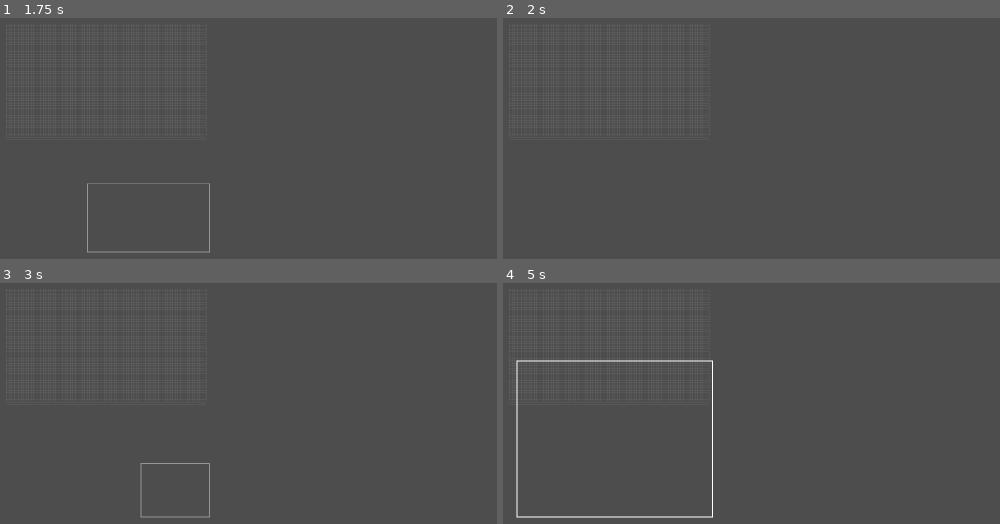
Above: before the commit, frames 1-4 (two rows, left to right).
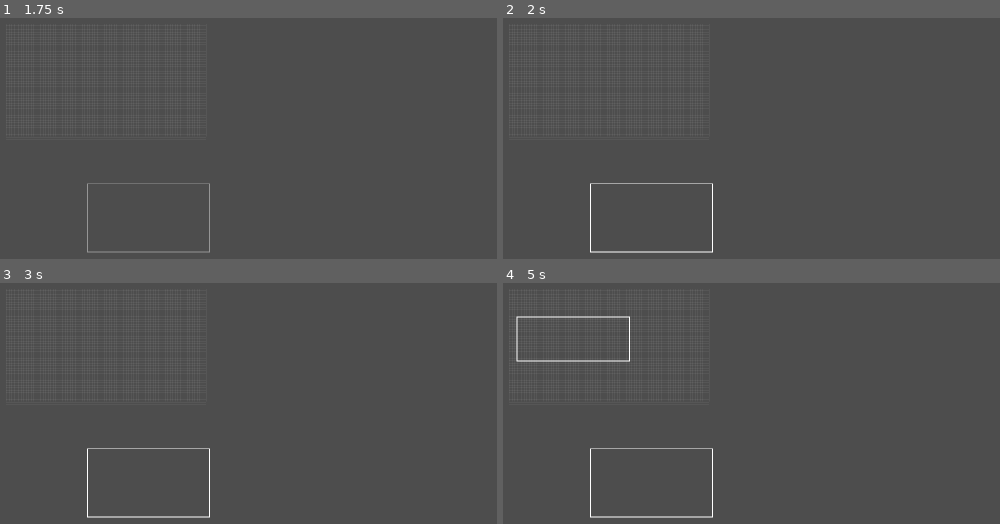
Above: after the commit, the same moments.

Repository: FlashViper/WorldLoader
Game: Godot game, scene res://Basic/world_editor.tscn
Two runs of this game, one before a commit and one after it. Both use one fixed random seed, a clock stepped at 60 frames per second and the inputs below.
Inputs (mouse positions are in pixels of both pictures, inside the frame that each line leads up to):
- Up to frame 1 (1.75 s): tap Enter at 0.5 s; move the mouse to (427, 143) at 0.52 s; tap O at 0.6 s; click (427, 143) at 0.67 s; tap Space at 1.25 s; drag from (89, 186) to (208, 254) at 1.27 s
- Up to frame 2 (2 s): no input
- Up to frame 3 (3 s): tap Enter at 2 s; move the mouse to (328, 331) at 2.02 s; tap O at 2.1 s; click (328, 331) at 2.17 s; tap Space at 2.75 s; drag from (208, 519) to (9, 362) at 2.77 s
- Up to frame 4 (5 s): tap Enter at 3.5 s; move the mouse to (995, 497) at 3.52 s; hold S 3.53-4.25 s; tap O at 3.6 s; click (995, 497) at 3.67 s; tap Space at 4.25 s; drag from (512, 362) to (632, 316) at 4.27 s

Frame 1 is identical in both runs. In frame 2, 0.4% of the frame differs, in the area x 17-43%, y 68-98%; in frame 3, 0.6%; in frame 4, 1.1%, in the area x 2-43%, y 13-98%.
Error before the commit: Invalid type in utility function "max()". Cannot convert argument 1 from Vector2i to float. (res://Basic/WorldEditor.gd:56)
Error after the commit: Invalid type in utility function "max()". Cannot convert argument 1 from Vector2i to float. (res://Basic/WorldEditor.gd:74)

Commit message:
Added support for revieving and modifying the edits on a rect

Diff:
--- a/Basic/WorldEditor.gd
+++ b/Basic/WorldEditor.gd
@@ -53,15 +53,28 @@
 		if originalRect.get_area() < 2:
 			return
 
-		var diff : Vector2i = max(ProjectManager.minimum_screen_size - originalRect.size, Vector2i())
-		newRect = originalRect.expand(originalRect.get_center() + Vector2i(0.5 * (originalRect.size + diff)) * (pos1 - pos2).sign())
+#		var diff := ProjectManager.minimum_screen_size - originalRect.size
+#		newRect.size = max(ProjectManager.minimum_screen_size, newRect.size)
+#		newRect.position -= diff * (pos2 - pos1).sign()
+#		newRect = originalRect.expand(originalRect.get_center() + Vector2i(0.5 * (originalRect.size + diff)) * (pos1 - pos2).sign())
 
 	var r := levelPlaceholder.instantiate()
+	r.rect_changed.connect(onRectChanged.bind(levels.size()))
 	add_child(r)
 	levels.append(r)
 
 	r.tile_size = tile_size
 	r.initialize(newRect, originalRect)
+
+func onRectChanged(new: Rect2i, index: int) -> void:
+	var obj := levels[index]
+
+	# Validate Rect
+	var corrected := new
+	corrected.size = max(ProjectManager.minimum_screen_size, new.size) # clamp rect's size to min screen size
+
+	obj.rect = corrected
+	obj.updateTransform()
 
 func collideRect(target: Rect2i, collision: Rect2i, original : Rect2i) -> Rect2i:
 	if !target.intersects(collision):
